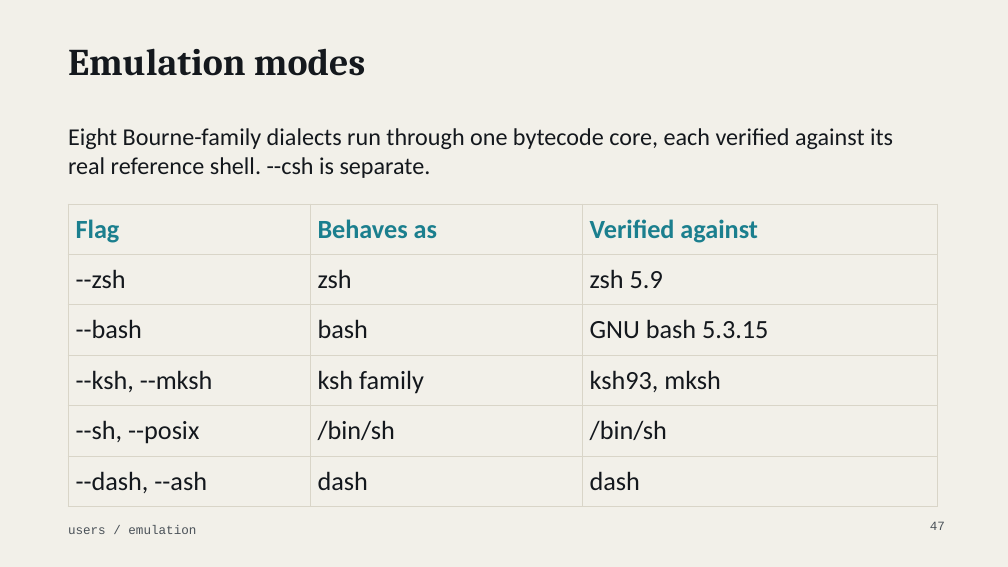
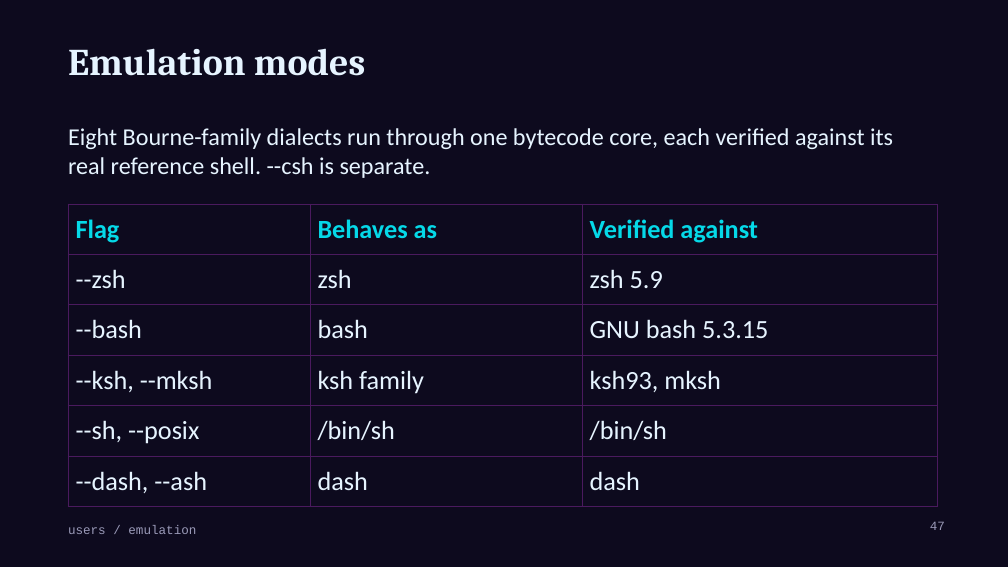
Before and after one commit to MenkeTechnologies/zshrs, a slide deck: slide 47 of docs/talk-users.pptx. Drawn at 1008x567 pixels with LibreOffice and Linux fonts; fonts in the diff are those of the drawing; background and template pictures are left out. Boxes give left, top, right and bottom in pixels: in the first picture for what was removed or moved away, otherwise in the second. Text is boxed around its words. In the diff, an @@ line names an element or a change of style, - is before the commit and + after.

```diff
--- a/docs/talk-users.pptx
+++ b/docs/talk-users.pptx
@@ background #F2F0E9 to #0D0A1E @@
@@ title "Emulation modes" at box(68, 48, 365, 76): text colour #14181D to #E6F4FF @@
@@ text "Eight Bourne-family dialects run through ..." at box(68, 128, 893, 178): text colour #14181D to #E6F4FF @@
@@ table at box(68, 204, 938, 497) @@
@@ text colour #1B7F8E to #05D9E8 in "Flag", "Behaves as", "Verified against" @@
@@ text colour #14181D to #E6F4FF in "--zsh", "zsh", "zsh 5.9", "--bash" and 11 more places @@
@@ borders changed @@
@@ text "users / emulation" at box(68, 525, 196, 534): text colour #4A5158 to #9A9AB8 @@
@@ page number at box(930, 521, 945, 530): text colour #4A5158 to #9A9AB8 @@
```
Also in this commit, not shown: 56 other slides changed, 2 other files.
